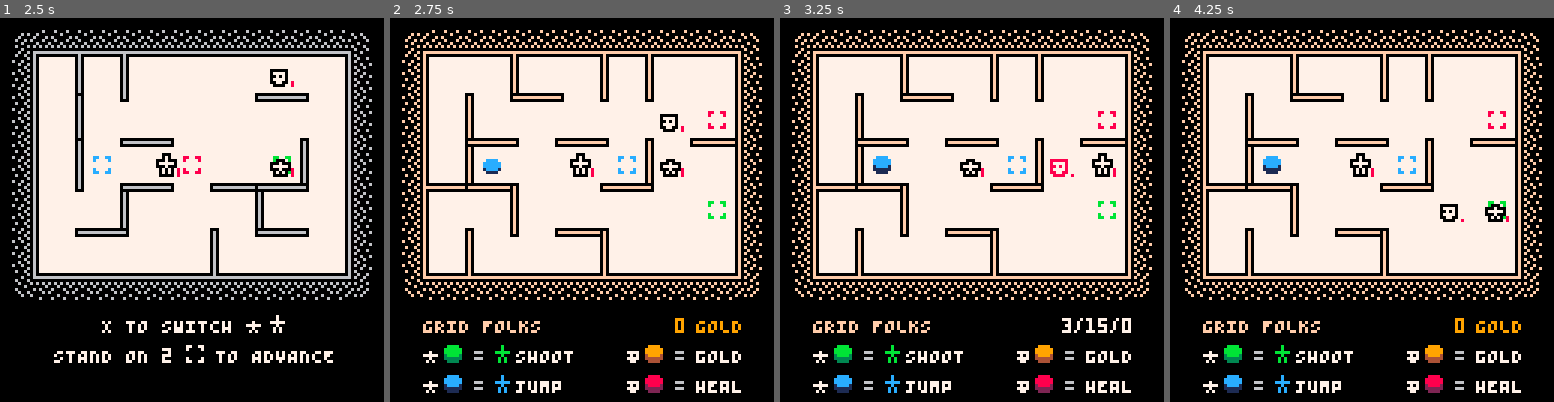
Above: before the commit, frames 1-4 (left to right).
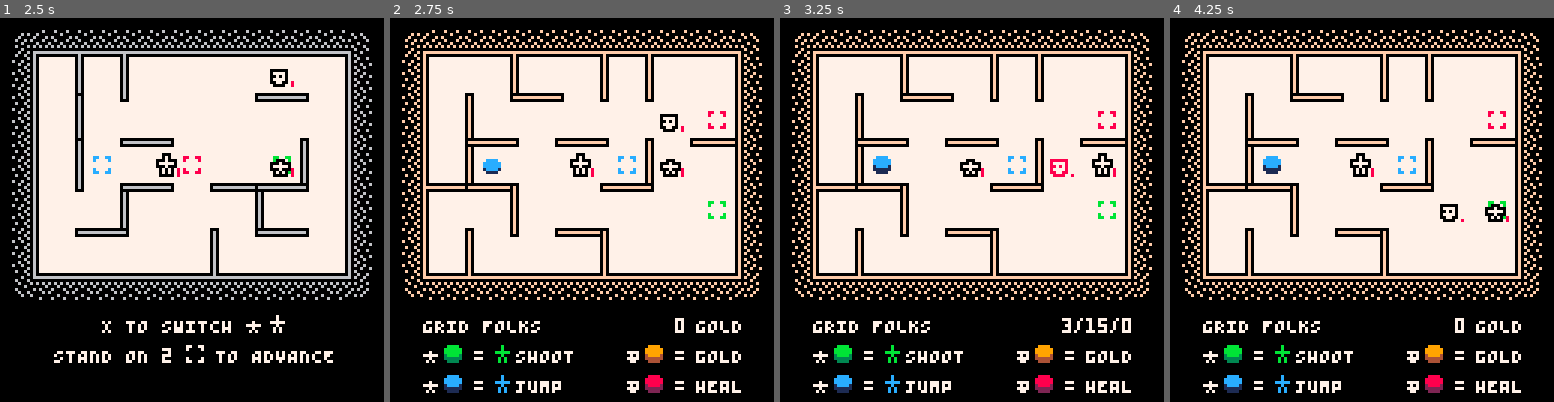
Above: after the commit, the same moments.

Repository: taylordolan/grid-folks
Game: PICO-8 cartridge grid_folks.p8
Same seed, same stepped clock (60 frames per second), same inputs: the game is played once before the commit and once after it.
Inputs:
- Up to frame 1 (2.5 s): tap X (X key) at 0.33, 1.07, 1.85 s; tap O (Z key) at 0.7, 1.7, 2.1 s; hold Right 1.6-2.1 s; hold Up 2.15-2.42 s; hold Right from 2.47 s (still down)
- Up to frame 2 (2.75 s): keep holding Right; tap O (Z key) at 2.5 s
- Up to frame 3 (3.25 s): tap O (Z key) at 2.9 s; tap X (X key) at 2.97 s; release Right at 3.03 s; hold Left from 3.08 s (still down)
- Up to frame 4 (4.25 s): tap O (Z key) at 3.3, 3.7, 4.1 s; release Left at 3.58 s; hold Down 3.63-3.97 s; hold Right from 4.02 s (still down); tap X (X key) at 4.08 s

Frame 1 is identical in both runs. In frame 2, 0.8% of the frame differs, in the area x 8-92%, y 78-97%; in frame 3, 0.5%; in frame 4, 0.8%.

Commit message:
minor updates

Diff:
--- a/grid_folks.p8
+++ b/grid_folks.p8
@@ -15,10 +15,10 @@
 -- [x] replace main instructions stuff with drawings
 -- [x] intro instructions
 -- [x] transition for jumping
--- [ ] cooler rendering for shot
+-- [ ] nicer-looking end game states
+-- [ ] cooler title card
 -- [ ] balance enemy spawn rate
 -- [ ] when multiple enemies are present, they should act in random order
--- [ ] nicer-looking end game states
 
 -- game state that gets refreshed on restart
 function _init()
@@ -534,18 +534,18 @@
       pal()
     end
 
-    print(smallcaps("grid folks"), 11, 100, wall_color)
+    print(smallcaps("grid folks"), 11, 100, colors.white)
     draw_score()
     spr(064, 11, 109, 7, 2)
-    spr(072, 79, 109, 5, 2)
+    spr(071, 79, 109, 5, 2)
   end
 
   function draw_score()
     if not debug_mode then
       local text = smallcaps("gold")
       local num = score .. ""
-      print(text, 118 - #text * 4, 100, colors.orange)
-      print(num, 99 - #num * 4, 100, colors.orange)
+      print(text, 118 - #text * 4, 100, colors.white)
+      print(num, 99 - #num * 4, 100, colors.white)
     else
       local text = turns .."/"..spawn_rate.."/"..score
       print(text, 118 - #text * 4, 100, colors.white)
@@ -983,15 +983,14 @@
               flip_y = true
             end
             if
-              location_exists(_b) and is_wall_between(_a, _b) and not find_type_in_tile("hero", _b) or
-              find_type_in_tile("enemy", _b)
+              find_type_in_tile("enemy", _b) or
+              location_exists(_b) and is_wall_between(_a, _b) and not find_type_in_tile("hero", _b)
             then
               spr(sprite, sx + next[1] * 8, sy + next[2] * 8, 1, 1, flip_x, flip_y)
             end
           end
         end
       else
-        -- pal(colors.white, colors.white)
         pal(colors.yellow, colors.white)
         if self.active and #self.screen_seq == 1 then
           for next in all({{-1,0},{1,0},{0,-1},{0,1}}) do
@@ -1801,22 +1800,22 @@
 077770ff077770ff077770fff6ffffffffffffff0000000000000000000000000000001111000000001111110000111111001111001111001111110000000000
 007700ff007700ff007700fffff6f6ffffffffff0000000000000000000000000000001111000000001111110000111111001111001111001111110000000000
 f0000ffff0000ffff0000ffffff6fffffff6ffff0000000000000000000000000000000000000000000000000000000000000000000000000000000000000000
-00000000bbbb00000000000000b00000000000000000000000000000000000000000000999900000000000000000000000000000000000000000000000000000
-0000000bbbbbb0000000000000b00000000000000000000000000000000000000000009999990000000000000000000000000000000000000000000000000000
-0070000bbbbbb00006660000bbbbb000770707007700770777000000000000007777009999990000666000077700770700077000000000000000000000000000
-77777003bbbb30000000000000b00007000707070707070070000000000000000707004999940000000000070007070700070700000000000000000000000000
-0070000333333000066600000b0b0000070777070707070070000000000000007777004444440000666000070707070700070700000000000000000000000000
-0707000033330000000000000b0b0007700707077007700070000000000000000770000444400000000000077707700777077000000000000000000000000000
+00000000bbbb00000000000000b00000000000000000000000000000000000099990000000000000000000000000000000000000000000000000000000000000
+0000000bbbbbb0000000000000b00000000000000000000000000000000000999999000000000000000000000000000000000000000000000000000000000000
+0070000bbbbbb00007770000bbbbb000770707007700770777000000777700999999000077700007770077070007700000000000000000000000000000000000
+77777003bbbb30000000000000b00007000707070707070070000000070700499994000000000007000707070007070000000000000000000000000000000000
+0070000333333000077700000b0b0000070777070707070070000000777700444444000077700007070707070007070000000000000000000000000000000000
+0707000033330000000000000b0b0007700707077007700070000000077000044440000000000007770770077707700000000000000000000000000000000000
 00000000000000000000000000000000000000000000000000000000000000000000000000000000000000000000000000000000000000000000000000000000
 00000000000000000000000000000000000000000000000000000000000000000000000000000000000000000000000000000000000000000000000000000000
 00000000000000000000000000000000000000000000000000000000000000000000000000000000000000000000000000000000000000000000000000000000
 00000000000000000000000000000000000000000000000000000000000000000000000000000000000000000000000000000000000000000000000000000000
-00000000cccc00000000000000c00000000000000000000000000000000000000000000888800000000000000000000000000000000000000000000000000000
-0000000cccccc0000000000000c00000000000000000000000000000000000000000008888880000000000000000000000000000000000000000000000000000
-0070000cccccc00006660000ccccc007770707077707770000000000000000007777008888880000666000070707770777070000000000000000000000000000
-77777001cccc10000000000000c00000700707077707070000000000000000000707002888820000000000070707700707070000000000000000000000000000
-0070000111111000066600000c0c0000700707070707770000000000000000007777002222220000666000077707000777070000000000000000000000000000
-0707000011110000000000000c0c0007700077070707000000000000000000000770000222200000000000070707770707077700000000000000000000000000
+00000000cccc00000000000000c00000000000000000000000000000000000088880000000000000000000000000000000000000000000000000000000000000
+0000000cccccc0000000000000c00000000000000000000000000000000000888888000000000000000000000000000000000000000000000000000000000000
+0070000cccccc00007770000ccccc007770707077707770000000000777700888888000077700007070777077707000000000000000000000000000000000000
+77777001cccc10000000000000c00000700707077707070000000000070700288882000000000007070770070707000000000000000000000000000000000000
+0070000111111000077700000c0c0000700707070707770000000000777700222222000077700007770700077707000000000000000000000000000000000000
+0707000011110000000000000c0c0007700077070707000000000000077000022220000000000007070777070707770000000000000000000000000000000000
 
 
 
